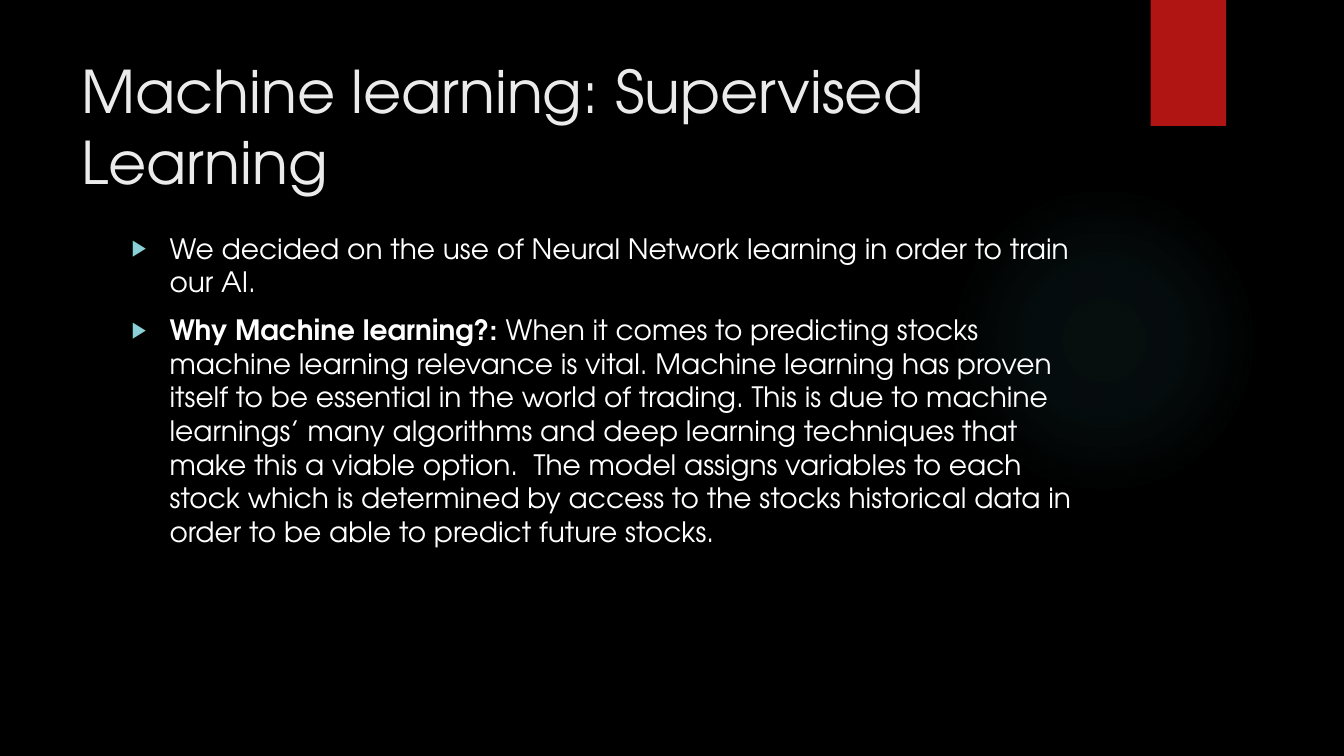
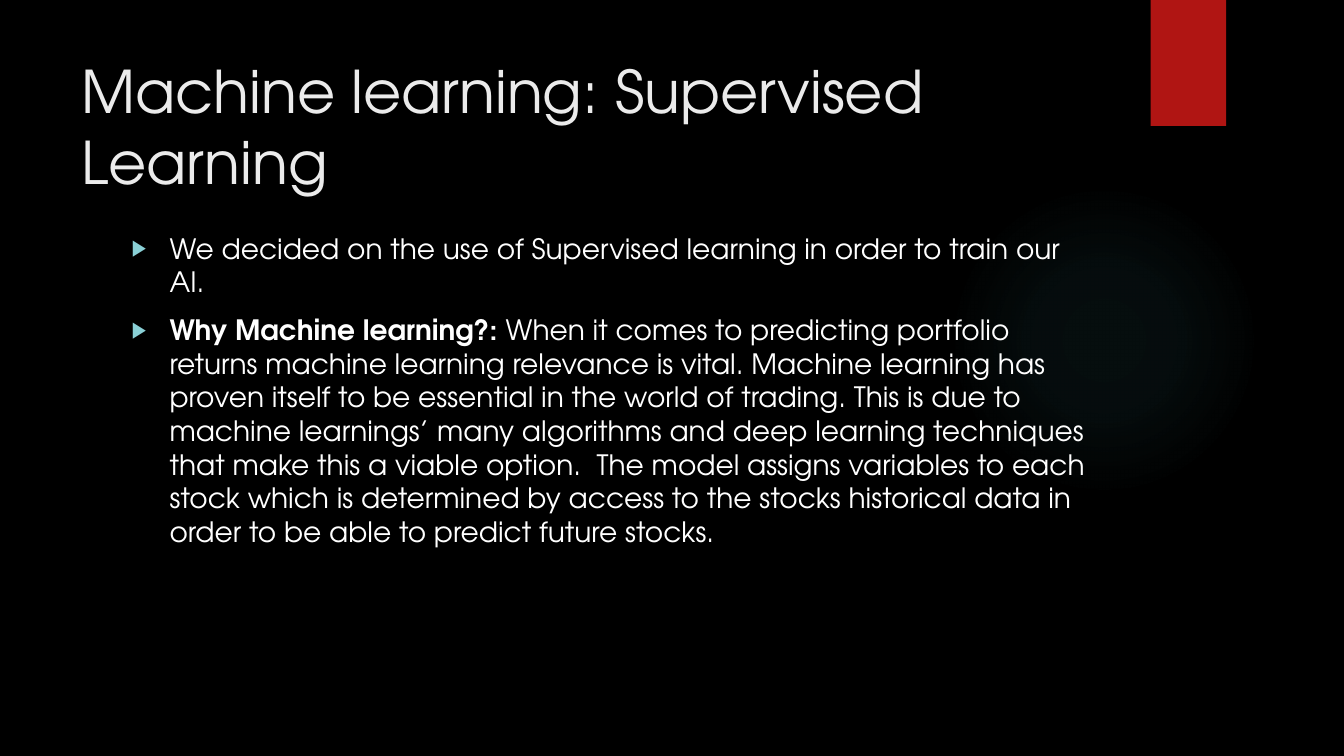
Before and after one commit to Damien-Nguyen/Analysis-of-Optimal-Investment-Portfolio, a slide deck: slide 3 of Stock Price Predictions & Analysis.pptx. Drawn at 1344x756 pixels with LibreOffice and Linux fonts; fonts in the diff are those of the drawing; background and template pictures are left out. Boxes give left, top, right and bottom in pixels: in the first picture for what was removed or moved away, otherwise in the second. Text is boxed around its words. In the diff, an @@ line names an element or a change of style, - is before the commit and + after.

```diff
--- a/Stock Price Predictions & Analysis.pptx
+++ b/Stock Price Predictions & Analysis.pptx
@@ text at [170, 238, 1085, 548]: text changed @@
-▶ We decided on the use of Neural Network learning in order to train our AI.
-▶ Why Machine learning?: When it comes to predicting stocks machine learning relevance is vital. Machine learning has proven itself to be essential in the world of trading. This is due to machine learnings’ many algorithms and deep learning techniques that make this a viable option. The model assigns variables to each stock which is determined by access to the stocks historical data in order to be able to predict future stocks.
+▶ We decided on the use of Supervised learning in order to train our AI.
+▶ Why Machine learning?: When it comes to predicting portfolio returns machine learning relevance is vital. Machine learning has proven itself to be essential in the world of trading. This is due to machine learnings’ many algorithms and deep learning techniques that make this a viable option. The model assigns variables to each stock which is determined by access to the stocks historical data in order to be able to predict future stocks.
```
Also in this commit, not shown: 3 other slides changed, 1 slide added, 1 slide removed.
